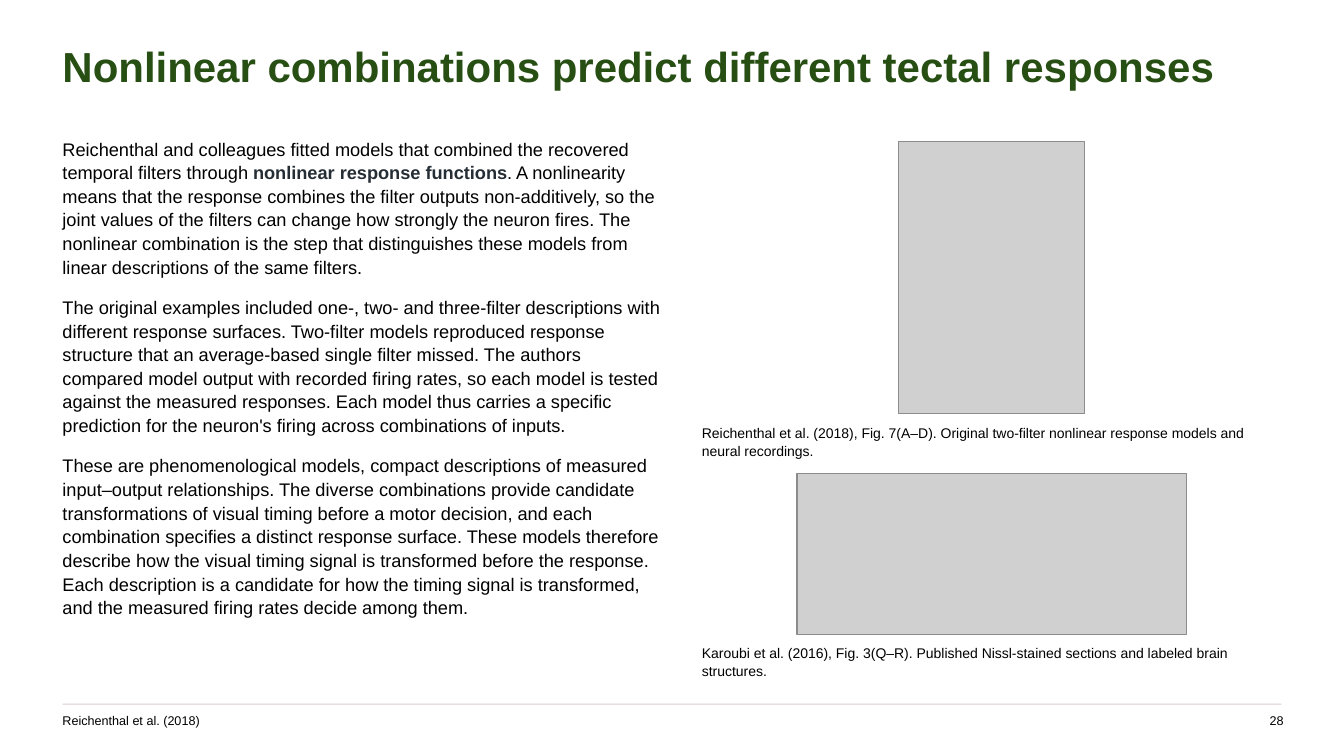
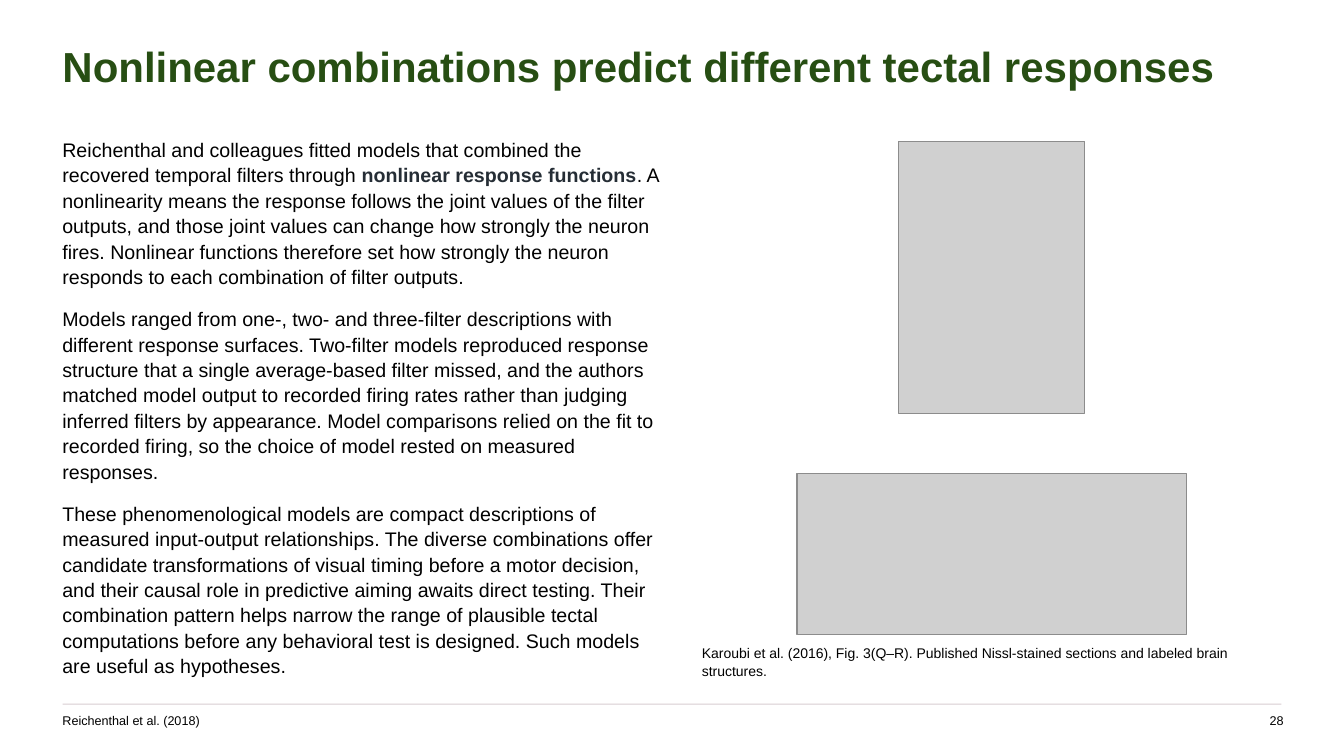
Before and after one commit to jordanxxlopez/NEUROETHOLOGY, a slide deck: slide 37 of scaffolded/Neuroethology_Lecture27_FA2026_SCAFFOLDED.pptx (slide 39 before the commit). Drawn at 1344x756 pixels with LibreOffice and Linux fonts; fonts in the diff are those of the drawing; grey boxes stand for pictures. Boxes give left, top, right and bottom in pixels: in the first picture for what was removed or moved away, otherwise in the second. Text is boxed around its words. In the diff, an @@ line names an element or a change of style, - is before the commit and + after.

```diff
--- a/scaffolded/Neuroethology_Lecture27_FA2026_SCAFFOLDED.pptx
+++ b/scaffolded/Neuroethology_Lecture27_FA2026_SCAFFOLDED.pptx
@@ text at (62,142,660,677): text changed; size 13 to 14 pt @@
-Reichenthal and colleagues fitted models that combined the recovered temporal filters through nonlinear response functions. A nonlinearity means that the response combines the filter outputs non-additively, so the joint values of the filters can change how strongly the neuron fires. The nonlinear combination is the step that distinguishes these models from linear descriptions of the same filters.
-The original examples included one-, two- and three-filter descriptions with different response surfaces. Two-filter models reproduced response structure that an average-based single filter missed. The authors compared model output with recorded firing rates, so each model is tested against the measured responses. Each model thus carries a specific prediction for the neuron's firing across combinations of inputs.
-These are phenomenological models, compact descriptions of measured input–output relationships. The diverse combinations provide candidate transformations of visual timing before a motor decision, and each combination specifies a distinct response surface. These models therefore describe how the visual timing signal is transformed before the response. Each description is a candidate for how the timing signal is transformed, and the measured firing rates decide among them.
+Reichenthal and colleagues fitted models that combined the recovered temporal filters through nonlinear response functions. A nonlinearity means the response follows the joint values of the filter outputs, and those joint values can change how strongly the neuron fires. Nonlinear functions therefore set how strongly the neuron responds to each combination of filter outputs.
+Models ranged from one-, two- and three-filter descriptions with different response surfaces. Two-filter models reproduced response structure that a single average-based filter missed, and the authors matched model output to recorded firing rates rather than judging inferred filters by appearance. Model comparisons relied on the fit to recorded firing, so the choice of model rested on measured responses.
+These phenomenological models are compact descriptions of measured input-output relationships. The diverse combinations offer candidate transformations of visual timing before a motor decision, and their causal role in predictive aiming awaits direct testing. Their combination pattern helps narrow the range of plausible tectal computations before any behavioral test is designed. Such models are useful as hypotheses.
@@ text removed at (702,428,1244,459) @@
-Reichenthal et al. (2018), Fig. 7(A–D). Original two-filter nonlinear response models and neural recordings.
```
Also in this commit, not shown: 51 other slides changed, 7 slides added, 7 slides removed, 4 other files.
